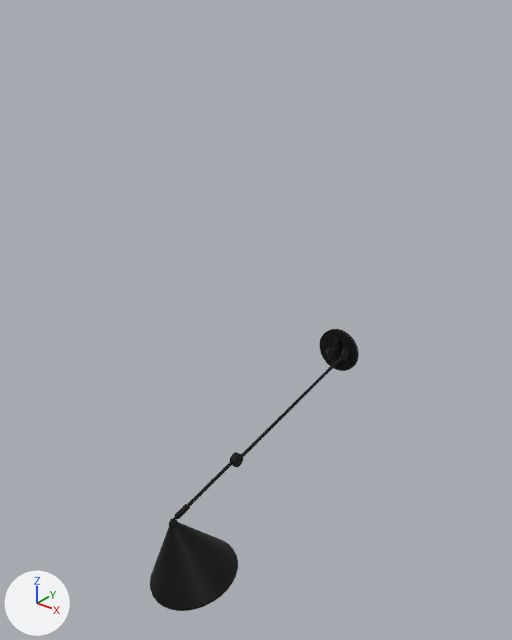
What one commit did to the glTF model blender/models/ApliqueArticuladoPecaUnica.gltf.
Rendered twice from a camera (50 mm lens) standing at (8.25, -13.65, 8.49) and looking at (-0.01, -3.32, 2.09). Lighting does not change. The marker at lower left points along +X, +Y and +Z.

The first picture shows 'Abajur', 'AbajurJoint', 'LongArm', 'Support'.
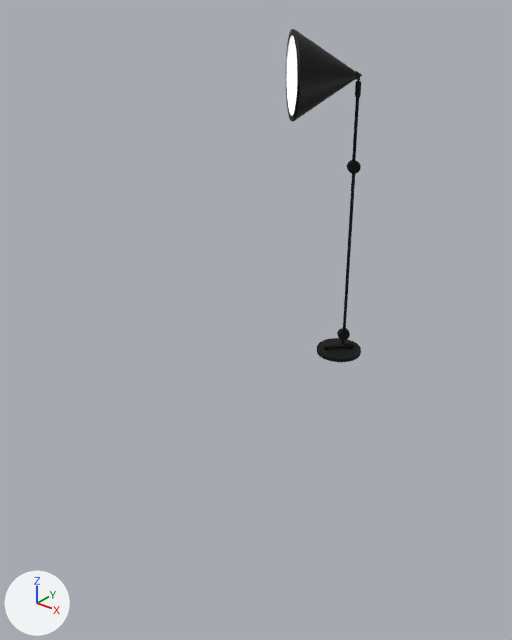
Boxes (x1, y1, x2, y2) around the edits, measured in the pictures (512 x 640 px):
'Abajur', turned, moved
    before: (150, 522, 238, 611)
    after: (286, 29, 356, 121)
'LongArm', turned, moved
    before: (232, 348, 349, 467)
    after: (338, 160, 361, 341)
'Support', turned
    before: (319, 329, 359, 371)
    after: (317, 338, 361, 362)
'ShortArm', turned, moved
    before: (186, 452, 238, 506)
    after: (347, 98, 359, 169)
'AbajurJoint', turned, moved
    before: (169, 511, 182, 527)
    after: (355, 71, 362, 87)
'ArmToAbajurJoint', turned, moved
    before: (179, 504, 190, 516)
    after: (355, 86, 361, 98)
'SupportJointHolder', turned
    before: (333, 338, 339, 365)
    after: (324, 343, 354, 349)
'SupportJoint', turned
    before: (334, 345, 339, 359)
    after: (332, 342, 347, 348)
'CircleJoint', turned
    before: (324, 348, 335, 360)
    after: (337, 328, 348, 343)

The change in detail:
Object 'Support' (ob_support) turns from (0, 0, 0) to (-90, 0, -46) degrees about x, y and z.
Object 'LongArm' (ob_longarm) turns from (11, 0, 0) to (0, 0, 0) degrees about x, y and z.
Object 'LongArm' (ob_longarm) moves from (0.325, 0.211, 0.0) to (0.0703, 0.0, 0.0).
Object 'AbajurJoint' (ob_abajurjoint) turns from (0, -10, 0) to (0, 0, 0) degrees about x, y and z.
